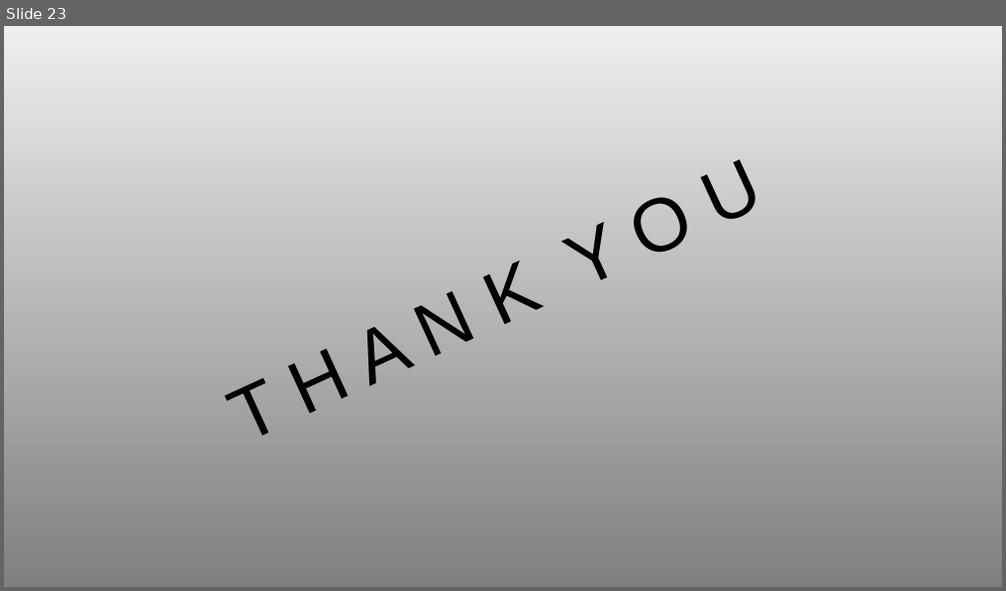
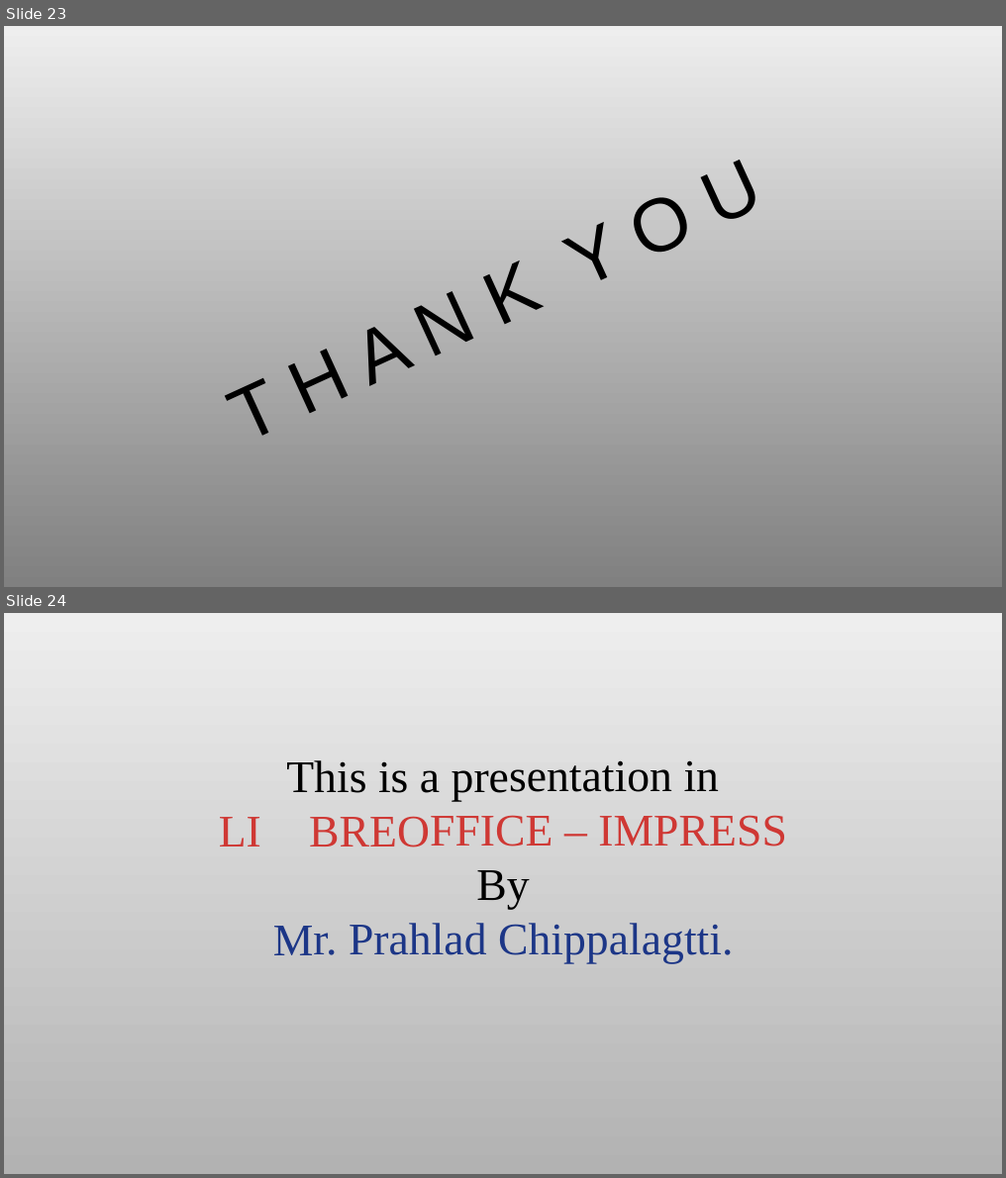
Before and after one commit to PrahladC/Maths-Impress, a slide deck: Indefinite Integration/Indefinite Integration - Part 3.odp. Shown one above the other, each under a label of ours: slide 23 before the commit, slides 23 and 24 after it. The pictures are 1006x591 and 1006x1178 pixels, drawn with LibreOffice and Linux fonts; fonts in the diff are those of the drawing. Boxes give left, top, right and bottom in pixels: in the first picture for what was removed or moved away, otherwise in the second. Text is boxed around its words. In the diff, an @@ line names an element or a change of style, - is before the commit and + after.

```diff
--- a/Indefinite Integration/Indefinite Integration - Part 3.odp
+++ b/Indefinite Integration/Indefinite Integration - Part 3.odp
@@ slide 24 added at (x1=4, y1=613, x2=1002, y2=1174), background gradient #EEEEEE to #B2B2B2 @@
@@ title added at (x1=219, y1=761, x2=787, y2=964), 36 pt, text #000000 @@
+This is a presentation in
+LI BREOFFICE – IMPRESS
+By
+Mr. Prahlad Chippalagtti.
```
Also in this commit, not shown: 3 slides changed, 7 other files.
